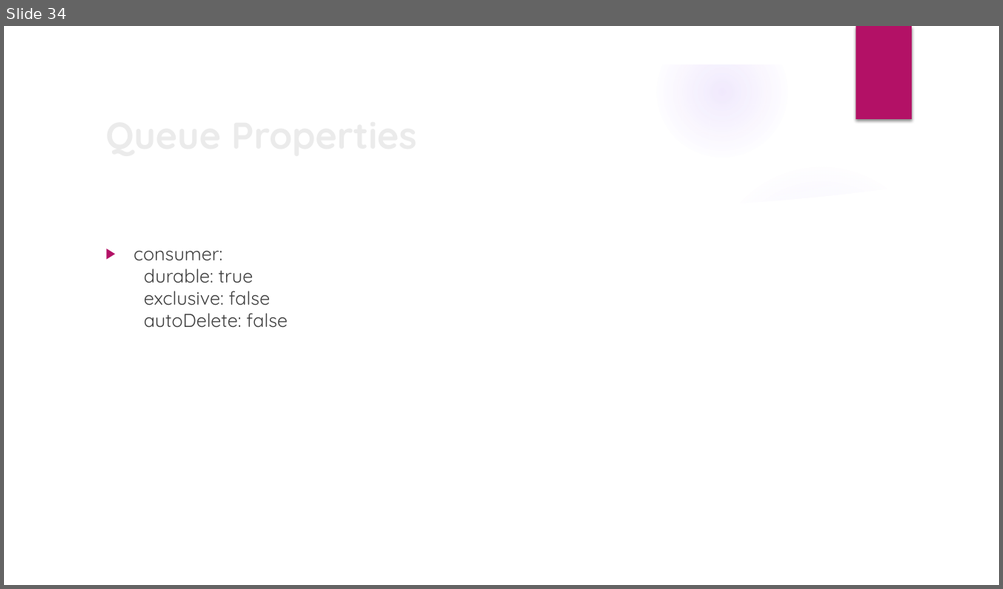
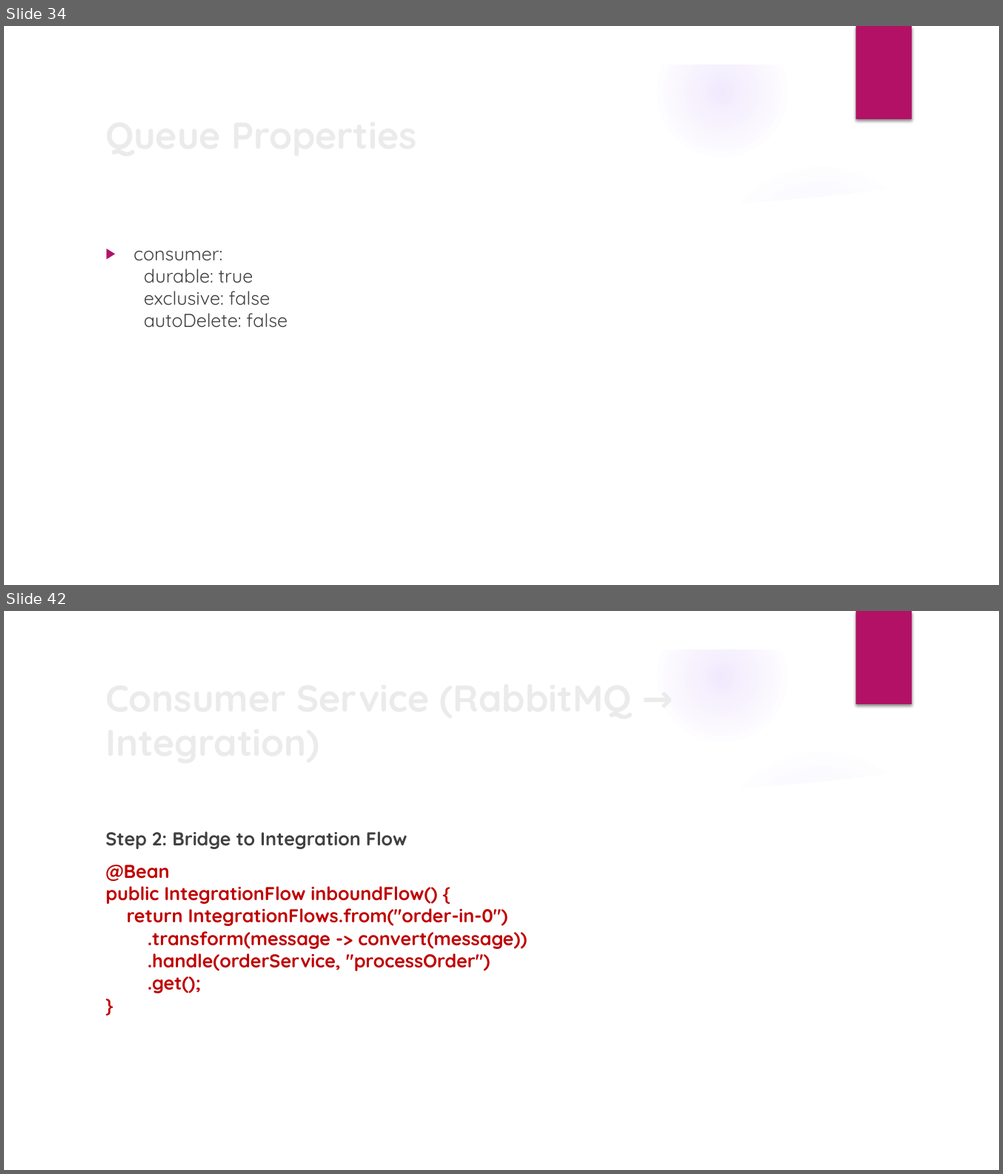
Before and after one commit to anjumunoth/ness-spring-integration, a slide deck: Spring Cloud Stream.pptx. Shown one above the other, each under a label of ours: slide 34 before the commit, slides 34 and 42 after it; the slides between them are not shown. The pictures are 1003x589 and 1003x1174 pixels, drawn with LibreOffice and Linux fonts; fonts in the diff are those of the drawing; background and template pictures are left out. Boxes give left, top, right and bottom in pixels: in the first picture for what was removed or moved away, otherwise in the second. Text is boxed around its words. In the diff, an @@ line names an element or a change of style, - is before the commit and + after.

```diff
--- a/Spring Cloud Stream.pptx
+++ b/Spring Cloud Stream.pptx
@@ slide 42 added at (4, 611, 999, 1170), background picture (left out); not listed: 9 template elements that a slide beside it also shows @@
@@ title added at (98, 690, 813, 748), 36 pt, text #EBEBEB, bold @@
+Consumer Service (RabbitMQ → Integration)
@@ text added at (105, 832, 526, 994), 18 pt, text #C00000, bold @@
+Step 2: Bridge to Integration Flow
+@Bean
+public IntegrationFlow inboundFlow() {
+return IntegrationFlows.from("order-in-0")
+.transform(message -> convert(message))
+.handle(orderService, "processOrder")
+.get();
+}
```
Also in this commit, not shown: 49 other slides added, 2 other files.
